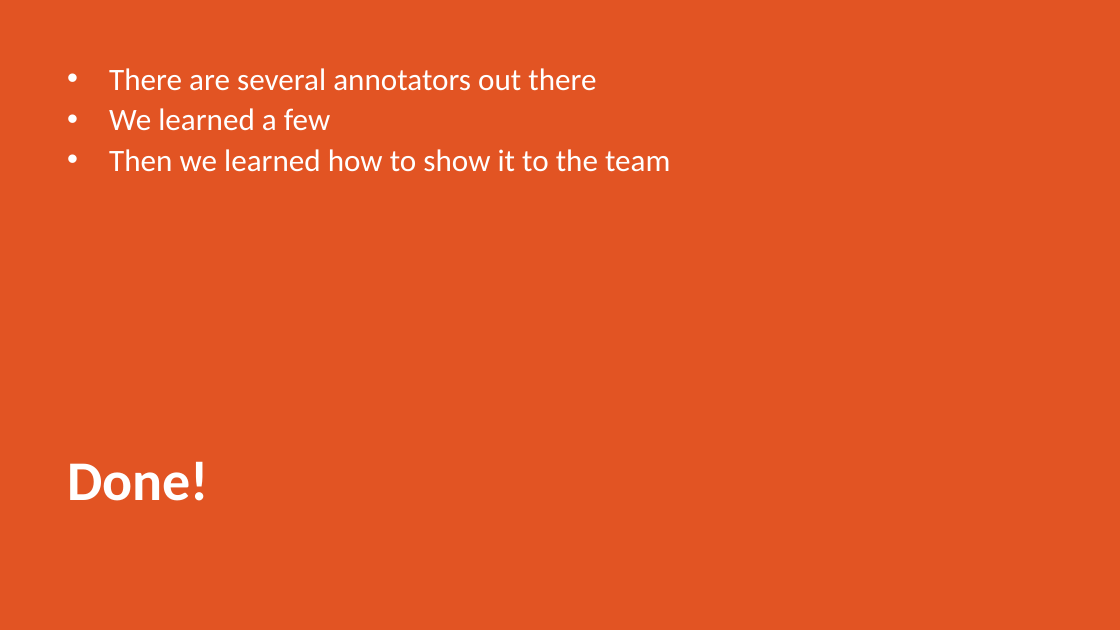
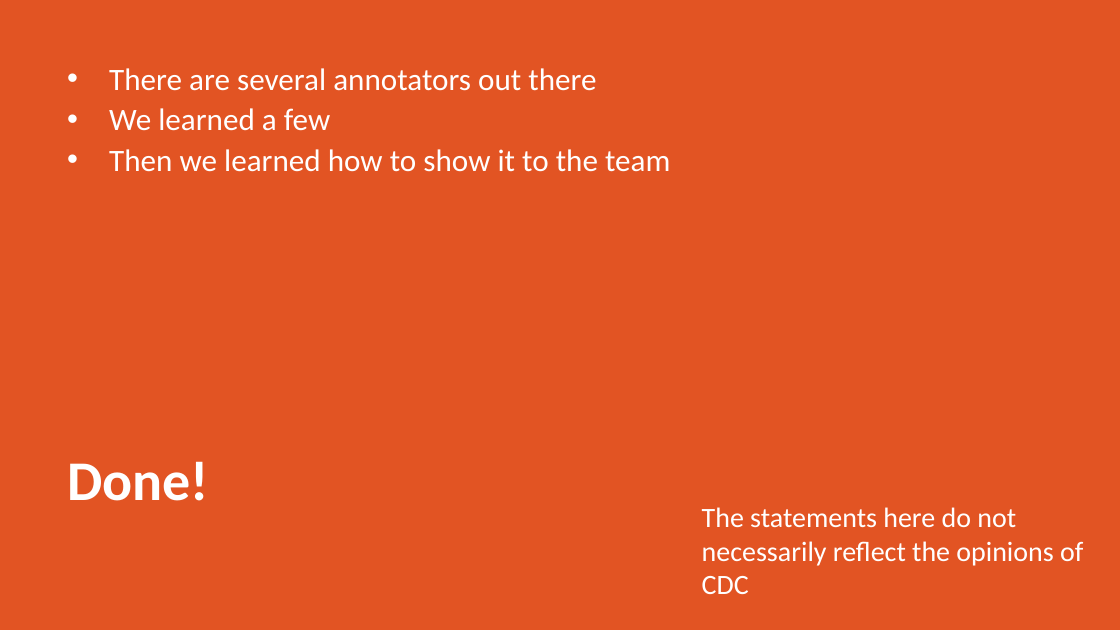
Before and after one commit to MicroBinfie/ESCMID-MGE-2022, a slide deck: slide 27 of slides/LeeKatz MGE tools.pptx (slide 26 before the commit). Drawn at 1120x630 pixels with LibreOffice and Linux fonts; fonts in the diff are those of the drawing. Boxes give left, top, right and bottom in pixels: in the first picture for what was removed or moved away, otherwise in the second. Text is boxed around its words. In the diff, an @@ line names an element or a change of style, - is before the commit and + after.

```diff
--- a/slides/LeeKatz MGE tools.pptx
+++ b/slides/LeeKatz MGE tools.pptx
@@ text added at (x1=702, y1=507, x2=1083, y2=594), 18 pt, text #FFFFFF @@
+The statements here do not necessarily reflect the opinions of CDC
```
Also in this commit, not shown: 12 other slides changed, 1 slide added.
